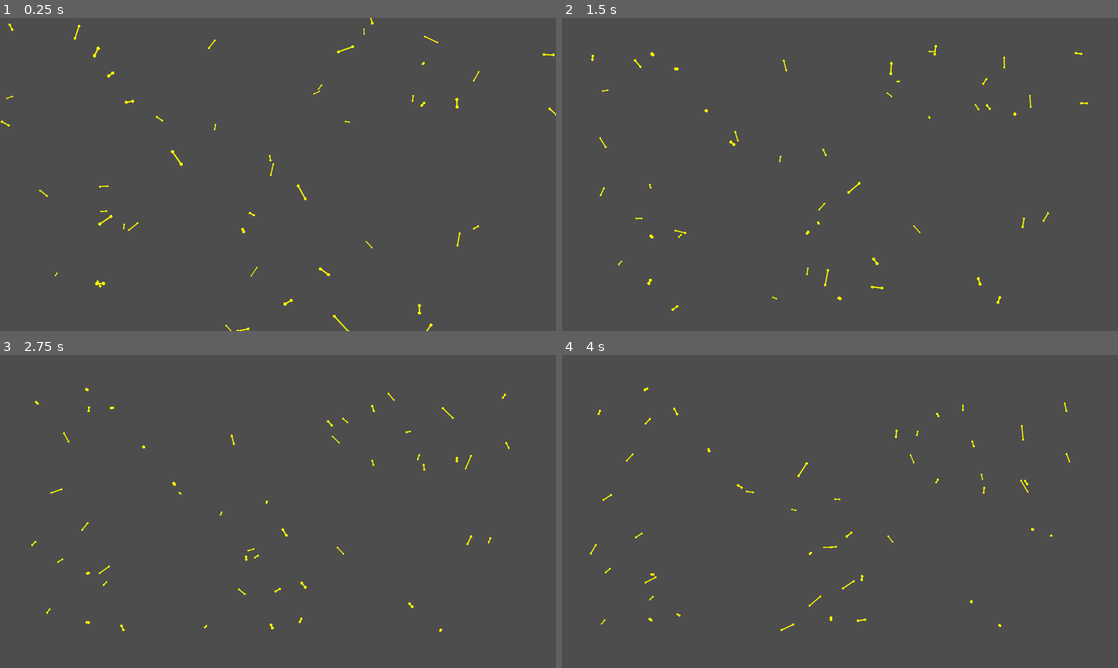
Above: before the commit, frames 1-4 (two rows, left to right).
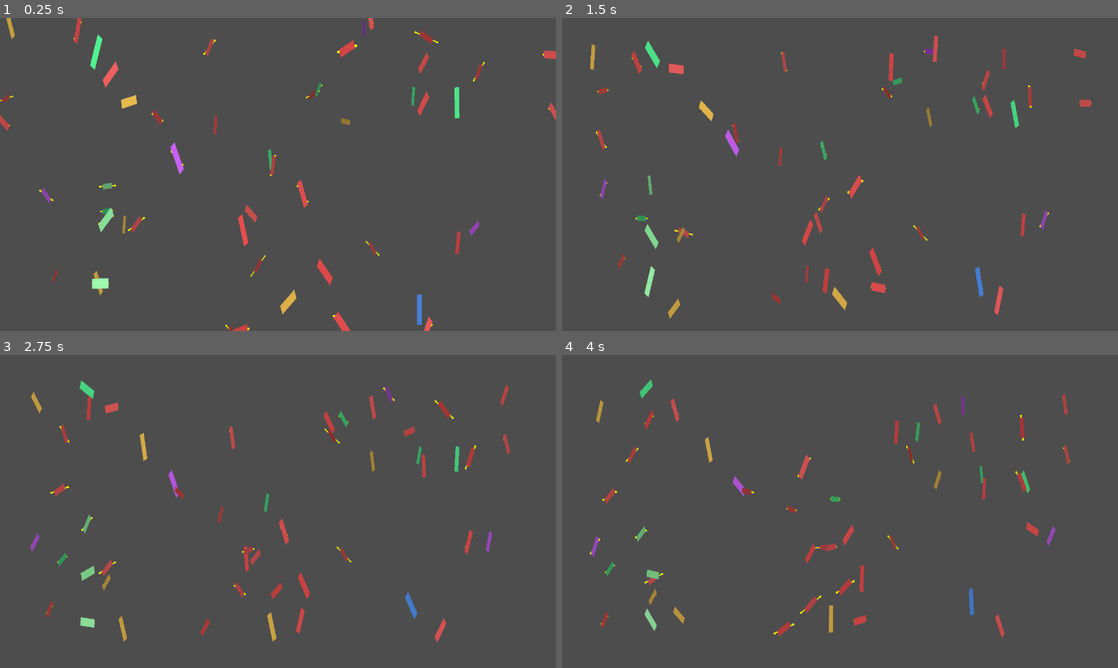
Above: after the commit, the same moments.

Repository: FromAriel/Experiments
Game: Godot game, scene res://Main.tscn
The game is run twice, just before and just after one commit, with the same random seed, the same clock (stepped at 60 frames per second) and the same inputs.
Inputs:
- Up to frame 1 (0.25 s): no input
- Up to frame 2 (1.5 s): tap Enter at 0.5 s
- Up to frame 3 (2.75 s): no input
- Up to frame 4 (4 s): no input

The runs differ from the first frame. In frame 1, 2.6% of the frame differs, in the area x 0-100%, y 0-100%; in frame 2, 2.6%; in frame 3, 2.4%; in frame 4, 2.2%.

Commit message:
o3 intervention

Diff:
--- a/BOIDFIsh/fishyfishyfishy/scripts/renderer/fish_renderer.gd
+++ b/BOIDFIsh/fishyfishyfishy/scripts/renderer/fish_renderer.gd
@@ -2,44 +2,74 @@
 # ===============================================================
 #  File:  res://scripts/renderer/fish_renderer.gd
 #  Desc:  2-D batched fish renderer with optional debug overlay.
-#         ✔ Depth-based scale & tint  (fake 3-D)
-#         ✔ Inspector-tweakable point radius + spine width
-#         ✔ Godot 4.4.1-ready
+#         • Depth-based uniform scale (front ⇢ back)
+#         • X-stretch from projected head–tail length
+#         • ONE scale-call per sprite (rotate → scale → translate)
+#         • Fully-typed, idiomatic GDScript 4.4.1
 # ===============================================================
 
 extends Node2D
 class_name FishRenderer
 
+# ------------------------------------------------------------------ #
+#  Inspector                                                          #
+# ------------------------------------------------------------------ #
 @export var FR_sprite_texture_IN: Texture2D
-@export var FR_front_scale_SH: float = 1.0
-@export var FR_back_scale_SH: float = 0.4
-
-const FR_NEAR_BRIGHT_SH: float = 1.00
-const FR_FAR_BRIGHT_SH: float = 0.55
-
+
+@export_range(0.1, 4.0, 0.01, "suffix:×") var FR_front_scale_SH: float = 1.0
+@export_range(0.05, 4.0, 0.01, "suffix:×") var FR_back_scale_SH: float  = 0.4
+
+# ------------------------------------------------------------------ #
+#  Rendering constants                                                #
+# ------------------------------------------------------------------ #
+# Brightness fade with depth (1.0 = no fade).
+const FR_NEAR_BRIGHT_SH: float = 1.0
+const FR_FAR_BRIGHT_SH:  float = 0.55
+
+# X-stretch clamps (ratio of projected length ÷ native sprite length).
+const FR_MIN_STRETCH_SH: float = 0.5
+const FR_MAX_STRETCH_SH: float = 2.5
+
+# Placeholder sprite size when no texture is supplied (pixels).
+const FR_FALLBACK_SPRITE_LEN_PX_SH: float = 80.0
+const FR_FALLBACK_SPRITE_HT_PX_SH:  float = 24.0
+
+# ------------------------------------------------------------------ #
+#  Debug overlay                                                      #
+# ------------------------------------------------------------------ #
 @export_group("Debug Visuals")
 @export_range(1.0, 20.0, 0.5, "suffix:px") var FR_dbg_point_radius_IN: float = 4.0
-@export_range(1.0, 10.0, 0.5, "suffix:px") var FR_dbg_line_width_IN: float = 2.0
+@export_range(1.0, 10.0, 0.5, "suffix:px") var FR_dbg_line_width_IN:  float = 2.0
 @export var FR_dbg_color_IN: Color = Color.YELLOW
 @export_group("")
 
+# ------------------------------------------------------------------ #
+#  Runtime references & data                                          #
+# ------------------------------------------------------------------ #
 var FR_boid_system_RD: BoidSystem
-var FR_multimesh_SH: MultiMesh = MultiMesh.new()
-var FR_multimesh_instance_SH: MultiMeshInstance2D
+var FR_multimesh_SH:    MultiMesh             = MultiMesh.new()
+var FR_multimesh_inst_SH: MultiMeshInstance2D
 var _gm: GameManager
-var FR_rng_SH: RandomNumberGenerator = RandomNumberGenerator.new()
+var FR_rng_SH: RandomNumberGenerator          = RandomNumberGenerator.new()
+
+# Cached native sprite length (pixels, nose-to-tail at scale = 1).
+var FR_sprite_native_len_SH: float = FR_FALLBACK_SPRITE_LEN_PX_SH
+
+# Simple palette (cycled per species).
 const FR_PALETTES_SH: Array[Color] = [
     Color("#ff5555"),
     Color("#55ff99"),
     Color("#5599ff"),
     Color("#ffcc55"),
     Color("#99ffaa"),
-    Color("#cc55ff")
+    Color("#cc55ff"),
 ]
 
-
+# ------------------------------------------------------------------ #
+#  Lifecycle                                                          #
 # ------------------------------------------------------------------ #
 func _ready() -> void:
+    # --- node look-ups ------------------------------------------------
     FR_boid_system_RD = get_node_or_null("../FishBoidSim")
     if FR_boid_system_RD == null:
         push_error("FishRenderer: sibling 'FishBoidSim' not found.")
@@ -48,29 +78,36 @@
     _gm = get_tree().root.get_node_or_null("GameManager")
     FR_rng_SH.randomize()
 
+    # --- mesh & multimesh -------------------------------------------
+    var quad: QuadMesh = QuadMesh.new()
+    if FR_sprite_texture_IN:
+        FR_sprite_native_len_SH = float(FR_sprite_texture_IN.get_width())
+        quad.size               = Vector2(FR_sprite_texture_IN.get_width(),
+                                           FR_sprite_texture_IN.get_height())
+    else:
+        quad.size = Vector2(FR_FALLBACK_SPRITE_LEN_PX_SH, FR_FALLBACK_SPRITE_HT_PX_SH)
+        push_warning("FishRenderer: FR_sprite_texture_IN is null – showing procedural quads.")
+
     FR_multimesh_SH.transform_format = MultiMesh.TRANSFORM_2D
-    FR_multimesh_SH.use_colors = true
-    var quad := QuadMesh.new()
-    quad.size = Vector2.ONE
-    FR_multimesh_SH.mesh = quad
-    FR_multimesh_SH.instance_count = 0
-
-    FR_multimesh_instance_SH = MultiMeshInstance2D.new()
-    FR_multimesh_instance_SH.multimesh = FR_multimesh_SH
+    FR_multimesh_SH.use_colors       = true
+    FR_multimesh_SH.mesh             = quad
+    FR_multimesh_SH.instance_count   = 0
+
+    FR_multimesh_inst_SH             = MultiMeshInstance2D.new()
+    FR_multimesh_inst_SH.multimesh   = FR_multimesh_SH
     if FR_sprite_texture_IN:
-        FR_multimesh_instance_SH.texture = FR_sprite_texture_IN
-    else:
-        push_warning("FishRenderer: FR_sprite_texture_IN is null – fish will show as solid quads.")
-    add_child(FR_multimesh_instance_SH)
+        FR_multimesh_inst_SH.texture = FR_sprite_texture_IN
+    add_child(FR_multimesh_inst_SH)
 
     set_process(true)
 
-
+# Public helper for GameManager.
 func set_depth_scale(scale: float) -> void:
     FR_front_scale_SH = scale
-    FR_back_scale_SH = clamp(scale * 0.4, 0.05, scale)
-
-
+    FR_back_scale_SH  = clamp(scale * 0.4, 0.05, scale)
+
+# ------------------------------------------------------------------ #
+#  Per-frame update                                                   #
 # ------------------------------------------------------------------ #
 func _process(_delta: float) -> void:
     if FR_boid_system_RD == null:
@@ -83,73 +120,113 @@
     var i: int = 0
 
     for item in snapshot:
-        var head: Vector3 = item["head"]
-        var tail: Vector3 = item["tail"]
-
-        var depth_ratio: float = head.z / max(tank_depth, 0.001)
-        var scale: float = lerp(FR_front_scale_SH, FR_back_scale_SH, depth_ratio)
+        # -- raw screen-space points (no scaling!) --------------------
+        var head3: Vector3 = item["head"]
+        var tail3: Vector3 = item["tail"]
+        var p_head: Vector2 = Vector2(head3.x, head3.y)
+        var p_tail: Vector2 = Vector2(tail3.x, tail3.y)
+
+        # -- depth-based uniform scale --------------------------------
+        var depth_ratio: float  = head3.z / max(tank_depth, 0.001)
+        var depth_scale: float  = lerp(FR_front_scale_SH, FR_back_scale_SH, depth_ratio)
+
+        # -- x-stretch from projected length --------------------------
+        var proj_len: float = p_head.distance_to(p_tail)
+        var x_stretch: float = clamp(
+            proj_len / FR_sprite_native_len_SH,
+            FR_MIN_STRETCH_SH,
+            FR_MAX_STRETCH_SH
+        )
+
+        # -- final scale vector (x = depth*stretch, y = depth) --------
+        var final_scale: Vector2 = Vector2(depth_scale * x_stretch, depth_scale)
+
+        # -- orientation & midpoint -----------------------------------
+        var angle: float   = (p_head - p_tail).angle()
+        var mid:   Vector2 = p_tail.lerp(p_head, 0.5)
+
+        # -- build transform: rotate → scale → translate --------------
+        var xf := Transform2D.IDENTITY
+        xf = xf.rotated(angle)
+        xf = xf.scaled(final_scale)
+        xf = xf.translated(mid)
+
+        FR_multimesh_SH.set_instance_transform_2d(i, xf)
+
+        # -- per-instance colour --------------------------------------
         var brightness: float = lerp(FR_NEAR_BRIGHT_SH, FR_FAR_BRIGHT_SH, depth_ratio)
-
-        var head2: Vector2 = Vector2(head.x, head.y)
-        var tail2: Vector2 = Vector2(tail.x, tail.y)
-        var angle: float = (head2 - tail2).angle()
-
-        var xf := Transform2D.IDENTITY
-        xf = xf.scaled(Vector2(scale, scale))
-        xf = xf.rotated(angle)
-        xf = xf.translated(head2)
-
-        FR_multimesh_SH.set_instance_transform_2d(i, xf)
-
-        var species_id: int = int(item["species_id"])
-        var palette_idx: int = 0
+        var species_id: int   = int(item["species_id"])
+        var palette_idx: int  = 0
         if species_id < FR_boid_system_RD.FB_archetypes_IN.size():
             palette_idx = FR_boid_system_RD.FB_archetypes_IN[species_id].FA_palette_id_IN
 
         var base_col: Color = FR_PALETTES_SH[palette_idx % FR_PALETTES_SH.size()]
         FR_rng_SH.seed = species_id * 4096 + i
         var shift: float = FR_rng_SH.randf_range(-0.1, 0.1)
-        var tint: Color
-        if shift >= 0.0:
-            tint = base_col.lightened(shift)
-        else:
-            tint = base_col.darkened(-shift)
+        var tint: Color = base_col.lightened(shift) if shift >= 0.0 else base_col.darkened(-shift)
         var final_col: Color = Color(
             tint.r * brightness, tint.g * brightness, tint.b * brightness, 1.0
         )
         FR_multimesh_SH.set_instance_color(i, final_col)
+
         i += 1
 
     if _gm and _gm.GM_debug_enabled_SH and _gm.GM_draw_spines_SH:
         queue_redraw()
 
-
+# ------------------------------------------------------------------ #
+#  Debug overlay                                                      #
 # ------------------------------------------------------------------ #
 func _draw() -> void:
     if not (_gm and _gm.GM_debug_enabled_SH and _gm.GM_draw_spines_SH):
         return
 
-    # *** FIXED LINE (identity transform for drawing) ***
-    draw_set_transform(Vector2.ZERO, 0.0, Vector2.ONE)
+    draw_set_transform(Vector2.ZERO, 0.0, Vector2.ONE)  # identity
 
     var snapshot: Array = FR_boid_system_RD.get_snapshot()
     var tank_depth: float = FR_boid_system_RD.FB_tank_size_IN.z
+
     for item in snapshot:
-        var head: Vector3 = item["head"]
-        var tail: Vector3 = item["tail"]
-
-        var depth_ratio: float = head.z / max(tank_depth, 0.001)
-        var scale: float = lerp(FR_front_scale_SH, FR_back_scale_SH, depth_ratio)
-
-        var head2: Vector2 = Vector2(head.x, head.y)
-        var tail2: Vector2 = Vector2(tail.x, tail.y)
-        var tail2_scaled: Vector2 = head2 + (tail2 - head2) * scale
-
-        draw_line(tail2_scaled, head2, FR_dbg_color_IN, FR_dbg_line_width_IN * scale, true)
-        draw_circle(head2, FR_dbg_point_radius_IN * scale, FR_dbg_color_IN)
-        draw_circle(tail2_scaled, FR_dbg_point_radius_IN * scale, FR_dbg_color_IN)
-
-
+        var head3: Vector3 = item["head"]
+        var tail3: Vector3 = item["tail"]
+        var p_head: Vector2 = Vector2(head3.x, head3.y)
+        var p_tail: Vector2 = Vector2(tail3.x, tail3.y)
+
+        var depth_ratio: float = head3.z / max(tank_depth, 0.001)
+        var depth_scale: float = lerp(FR_front_scale_SH, FR_back_scale_SH, depth_ratio)
+
+        var x_stretch: float = clamp(
+            p_head.distance_to(p_tail) / FR_sprite_native_len_SH,
+            FR_MIN_STRETCH_SH,
+            FR_MAX_STRETCH_SH
+        )
+        var final_scale: Vector2 = Vector2(depth_scale * x_stretch, depth_scale)
+
+        var angle: float   = (p_head - p_tail).angle()
+        var mid:   Vector2 = p_tail.lerp(p_head, 0.5)
+
+        # projected head-tail line (yellow)
+        var lw: float = FR_dbg_line_width_IN * depth_scale
+        draw_line(p_tail, p_head, FR_dbg_color_IN, lw, true)
+        draw_circle(p_head, FR_dbg_point_radius_IN * depth_scale, FR_dbg_color_IN)
+        draw_circle(p_tail, FR_dbg_point_radius_IN * depth_scale, FR_dbg_color_IN)
+
+        # sprite’s actual span (darker)
+        var half_len_vec: Vector2 = Vector2(FR_sprite_native_len_SH * final_scale.x * 0.5, 0.0)
+        half_len_vec = half_len_vec.rotated(angle)
+        var sprite_tail: Vector2 = mid - half_len_vec
+        var sprite_head: Vector2 = mid + half_len_vec
+
+        draw_line(
+            sprite_tail,
+            sprite_head,
+            FR_dbg_color_IN.darkened(0.25),
+            lw,
+            true
+        )
+
+# ------------------------------------------------------------------ #
+#  Helpers                                                            #
 # ------------------------------------------------------------------ #
 func _resize_multimesh(required: int) -> void:
     if FR_multimesh_SH.instance_count != required:
Not shown, changed: BOIDFIsh/fishyfishyfishy/ZZZScriptCompilation.txt
